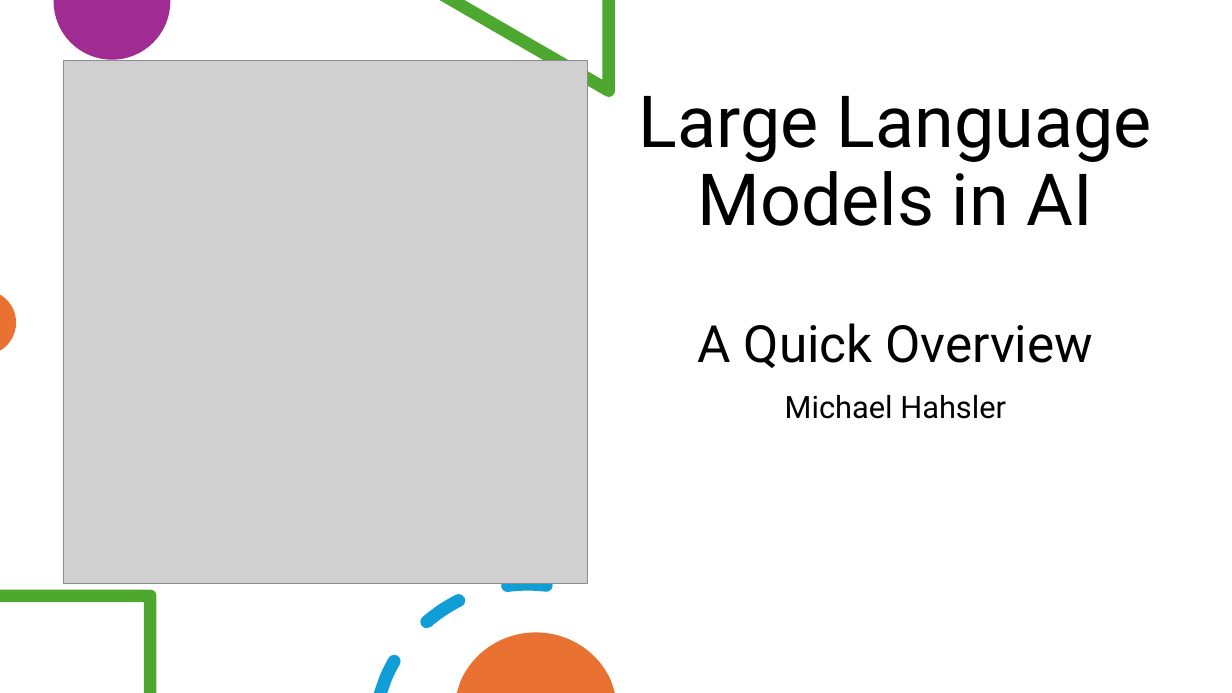
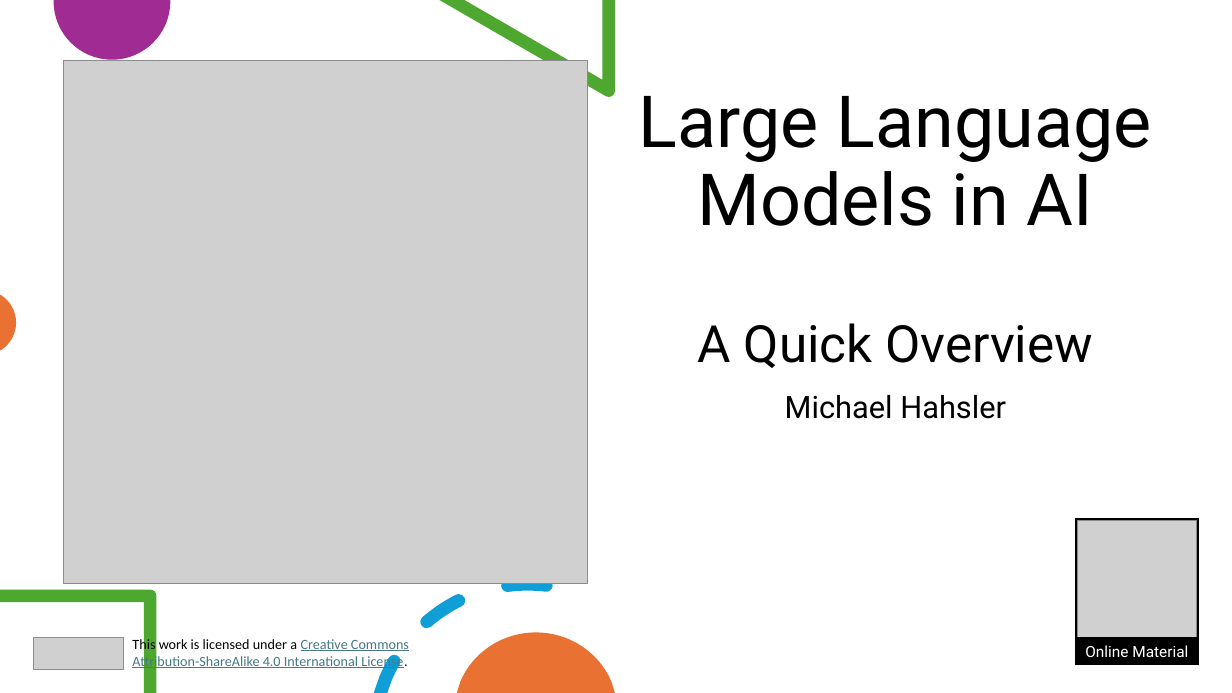
Before and after one commit to mhahsler/CS7320-AI, a slide deck: slide 1 of slides/07_LLM_discussion.pptx. Drawn at 1232x693 pixels with LibreOffice and Linux fonts; fonts in the diff are those of the drawing; grey boxes stand for pictures. Boxes give left, top, right and bottom in pixels: in the first picture for what was removed or moved away, otherwise in the second. Text is boxed around its words. In the diff, an @@ line names an element or a change of style, - is before the commit and + after.

```diff
--- a/slides/07_LLM_discussion.pptx
+++ b/slides/07_LLM_discussion.pptx
@@ rectangle added at [1077, 519, 1199, 665], fill #FFFFFF, outline #000000 1.5 pt @@
@@ picture added at [1079, 520, 1198, 640] @@
@@ picture added at [33, 638, 123, 669] @@
@@ text added at [132, 637, 409, 670], 11 pt, text #467886, underline @@
+This work is licensed under a Creative Commons Attribution-ShareAlike 4.0 International License.
@@ rectangle added at [1077, 638, 1198, 665], fill #000000, outline #000000 1.5 pt, 12 pt, text #FFFFFF @@
+Online Material
```
Also in this commit, not shown: 2 other slides changed, 1 slide added.
